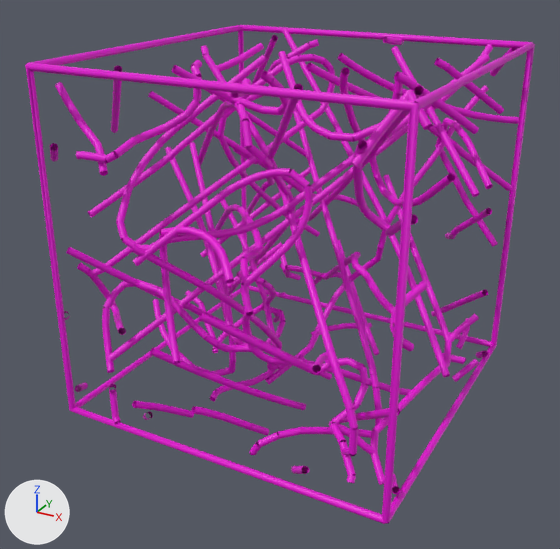
Renders of the glTF model assets/large_DDD_model.glb from each side of a commit.
Rendered twice from a 50 mm lens placed at (4.92, -14.27, 13.01), pointed at (-5.26, 4.24, 3.76). Every picture has the same lights, and +X, +Y and +Z are marked at lower left. Where no turn or scale is listed for an object, it has been applied to the vertices.

Names of what the first picture shows: 'Shape_IndexedLineSet', 'Shape_IndexedLineSet.001'.
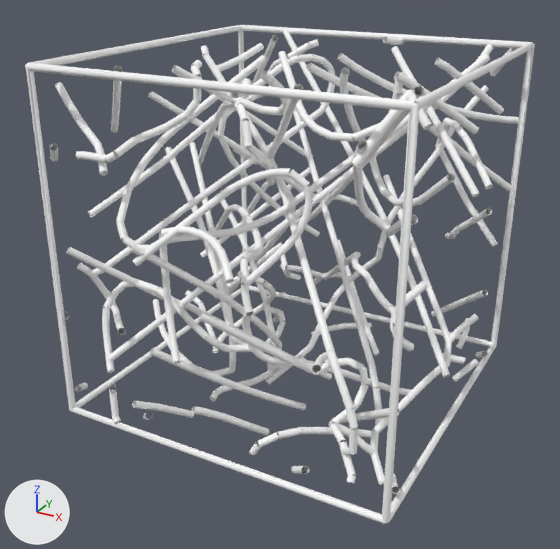
Commit message: rainbow model (maybe)

The change in detail:
Material 'Dislocation' (mat_dislocation) changes colour from pink #e700d5 to white #ffffff; in linear values from (0.8, 0.0, 0.666) to (1.0, 1.0, 1.0).

Pixel boxes (x1, y1, x2, y2) of what changed, in the pictures (560 x 549 px):
'Shape_IndexedLineSet.001', recoloured (pink to white)
    both: (50, 28, 519, 494)
'Shape_IndexedLineSet', recoloured (pink to white)
    both: (25, 25, 535, 524)
